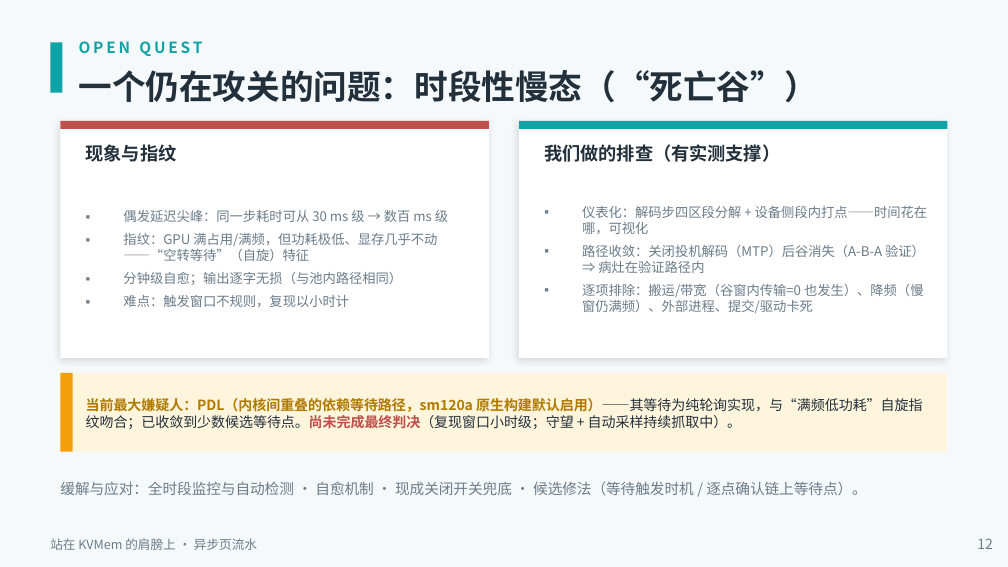
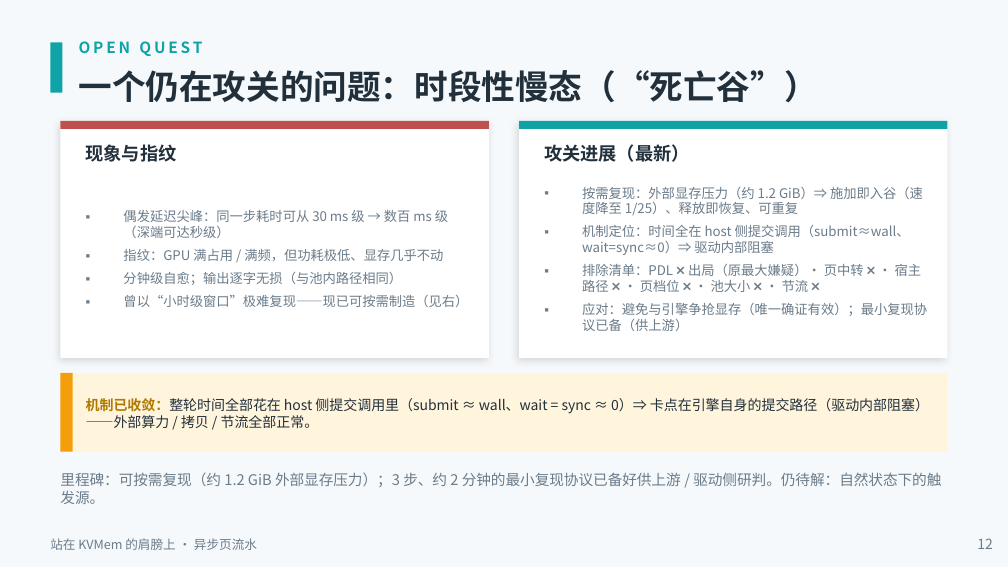
Before and after one commit to paicat1/Ninfer-KVMem-Async, a slide deck: slide 12 of docs/异步页流水-技术说明.pptx. Drawn at 1008x567 pixels with LibreOffice and Linux fonts; fonts in the diff are those of the drawing. Boxes give left, top, right and bottom in pixels: in the first picture for what was removed or moved away, otherwise in the second. Text is boxed around its words. In the diff, an @@ line names an element or a change of style, - is before the commit and + after.

Commit message:
docs(更正): PDL 研判加更正记录（家里 10-16 实测：按需复现达成 + 机制定位 host 提交阻塞 + PDL 以 ON/OFF 回切反例出局）+ 公开说明 §5.1 与 PPT 死亡谷页同步更新（可按需复现/驱动内部阻塞/排除清单/最小复现协议）

```diff
--- a/docs/异步页流水-技术说明.pptx
+++ b/docs/异步页流水-技术说明.pptx
@@ text at [544,144,689,162]: text changed @@
-我们做的排查（有实测支撑）
+攻关进展（最新）
@@ text at [582,187,927,331]: text changed @@
-▪ 仪表化：解码步四区段分解 + 设备侧段内打点——时间花在哪，可视化
-▪ 路径收敛：关闭投机解码（MTP）后谷消失（A-B-A 验证）⇒ 病灶在验证路径内
-▪ 逐项排除：搬运/带宽（谷窗内传输=0 也发生）、降频（慢窗仍满频）、外部进程、提交/驱动卡死
+▪ 按需复现：外部显存压力（约 1.2 GiB）⇒ 施加即入谷（速度降至 1/25）、释放即恢复、可重复
+▪ 机制定位：时间全在 host 侧提交调用（submit≈wall、wait=sync≈0）⇒ 驱动内部阻塞
+▪ 排除清单：PDL ❌ 出局（原最大嫌疑）· 页中转 ❌ · 宿主路径 ❌ · 页档位 ❌ · 池大小 ❌ · 节流 ❌
+▪ 应对：避免与引擎争抢显存（唯一确证有效）；最小复现协议已备（供上游）
@@ text at [123,210,448,261]: text changed @@
-▪ 偶发延迟尖峰：同一步耗时可从 30 ms 级 → 数百 ms 级
-▪ 指纹：GPU 满占用/满频，但功耗极低、显存几乎不动——“空转等待”（自旋）特征
+▪ 偶发延迟尖峰：同一步耗时可从 30 ms 级 → 数百 ms 级（深端可达秒级）
+▪ 指纹：GPU 满占用 / 满频，但功耗极低、显存几乎不动
@@ text at [123,295,468,307]: text changed @@
-▪ 难点：触发窗口不规则，复现以小时计
+▪ 曾以“小时级窗口”极难复现——现已可按需制造（见右）
@@ text at [86,398,929,428]: text changed @@
-当前最大嫌疑人：PDL（内核间重叠的依赖等待路径，sm120a 原生构建默认启用）——其等待为纯轮询实现，与“满频低功耗”自旋指纹吻合；已收敛到少数候选等待点。尚未完成最终判决（复现窗口小时级；守望 + 自动采样持续抓取中）。
+机制已收敛：整轮时间全部花在 host 侧提交调用里（submit ≈ wall、wait = sync ≈ 0）⇒ 卡点在引擎自身的提交路径（驱动内部阻塞）——外部算力 / 拷贝 / 节流全部正常。
@@ text at [60,472,941,504]: text changed @@
-缓解与应对：全时段监控与自动检测 · 自愈机制 · 现成关闭开关兜底 · 候选修法（等待触发时机 / 逐点确认链上等待点）。
+里程碑：可按需复现（约 1.2 GiB 外部显存压力）；3 步、约 2 分钟的最小复现协议已备好供上游 / 驱动侧研判。仍待解：自然状态下的触发源。
```
Also in this commit, not shown: 1 other slide changed, 2 other files.
